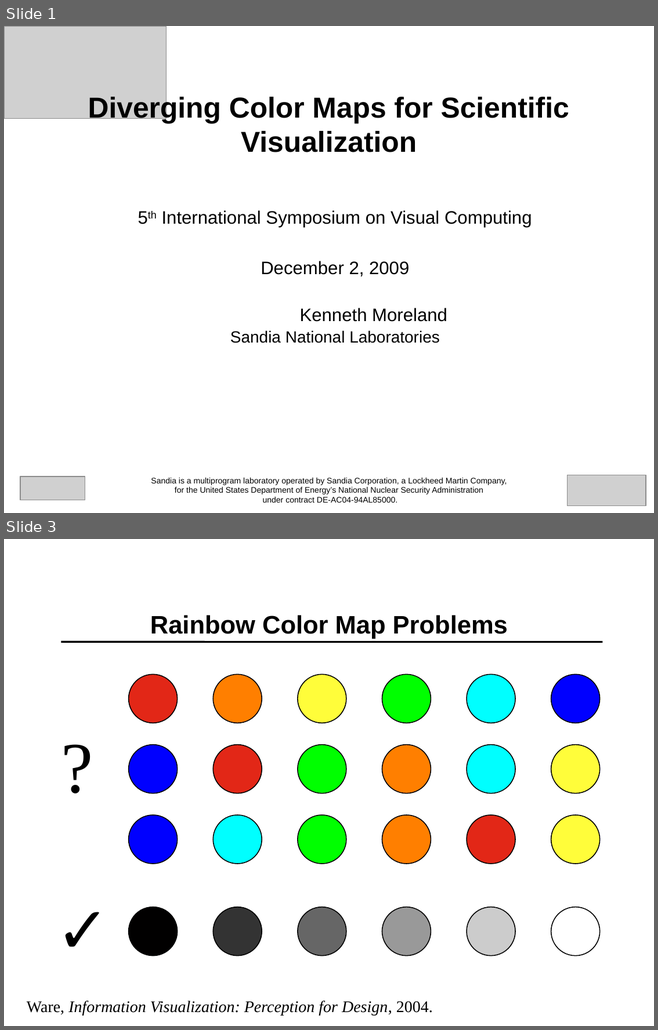
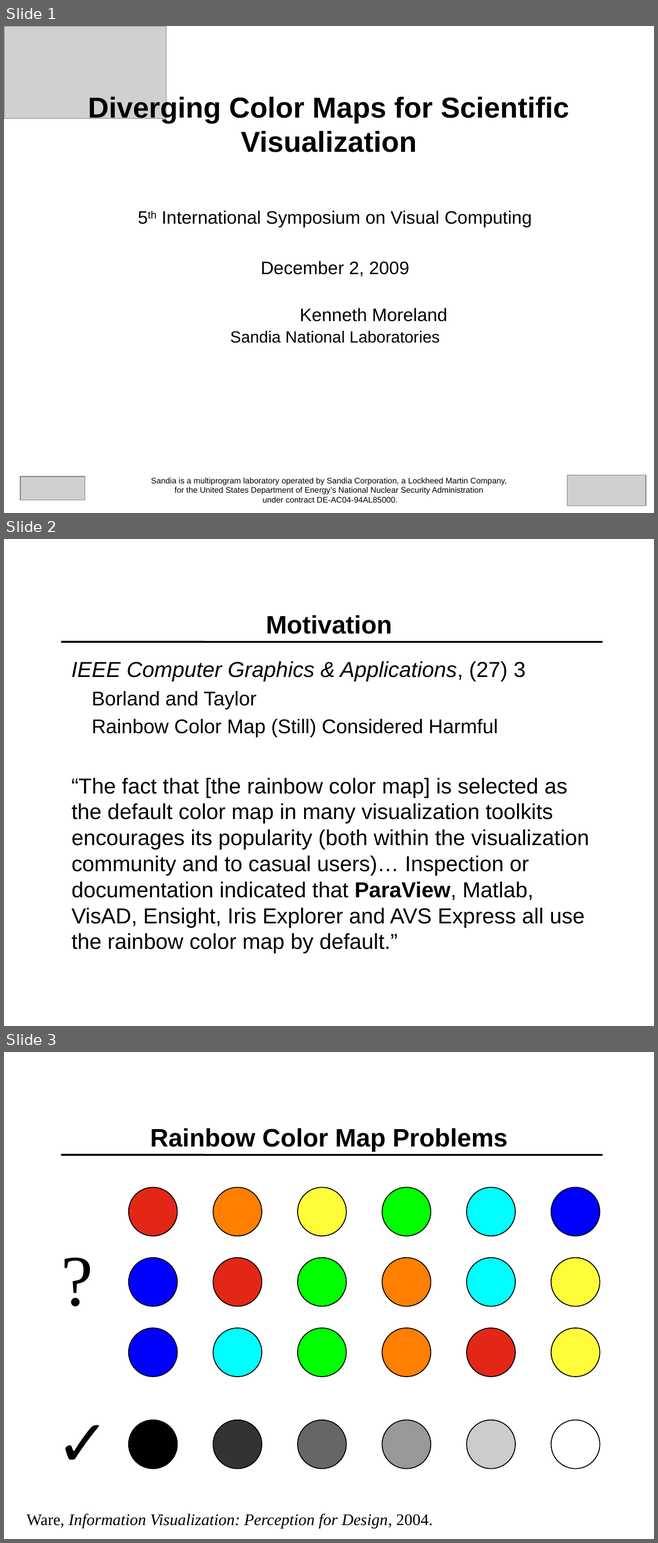
Before and after one commit to kmorel-papers/ColorMaps, a slide deck: ColorMaps.pptx. Shown one above the other, each under a label of ours: slides 1 and 3 before the commit, slides 1, 2 and 3 after it; the slides between them are not shown. The pictures are 658x1030 and 658x1543 pixels, drawn with LibreOffice and Linux fonts; fonts in the diff are those of the drawing; grey boxes stand for pictures; background and template pictures are left out. Boxes give left, top, right and bottom in pixels: in the first picture for what was removed or moved away, otherwise in the second. Text is boxed around its words. In the diff, an @@ line names an element or a change of style, - is before the commit and + after.

```diff
--- a/ColorMaps.pptx
+++ b/ColorMaps.pptx
@@ slide 2 added at <box>4,539,654,1026</box>, background #FFFFFF; not listed: 1 template element that a slide beside it also shows @@
@@ title added at <box>266,615,391,634</box>, 28 pt, text #000000, bold @@
+Motivation
@@ text added at <box>71,661,589,954</box>, 24 pt, text #000000 @@
+IEEE Computer Graphics & Applications, (27) 3
+  Borland and Taylor
+  Rainbow Color Map (Still) Considered Harmful
+“The fact that [the rainbow color map] is selected as the default color map in many visualization toolkits encourages its popularity (both within the visualization community and to casual users)… Inspection or documentation indicated that ParaView, Matlab, VisAD, Ensight, Iris Explorer and AVS Express all use the rainbow color map by default.”
```
Also in this commit, not shown: 2 slides changed, 2 other slides added, 1 slide removed.
